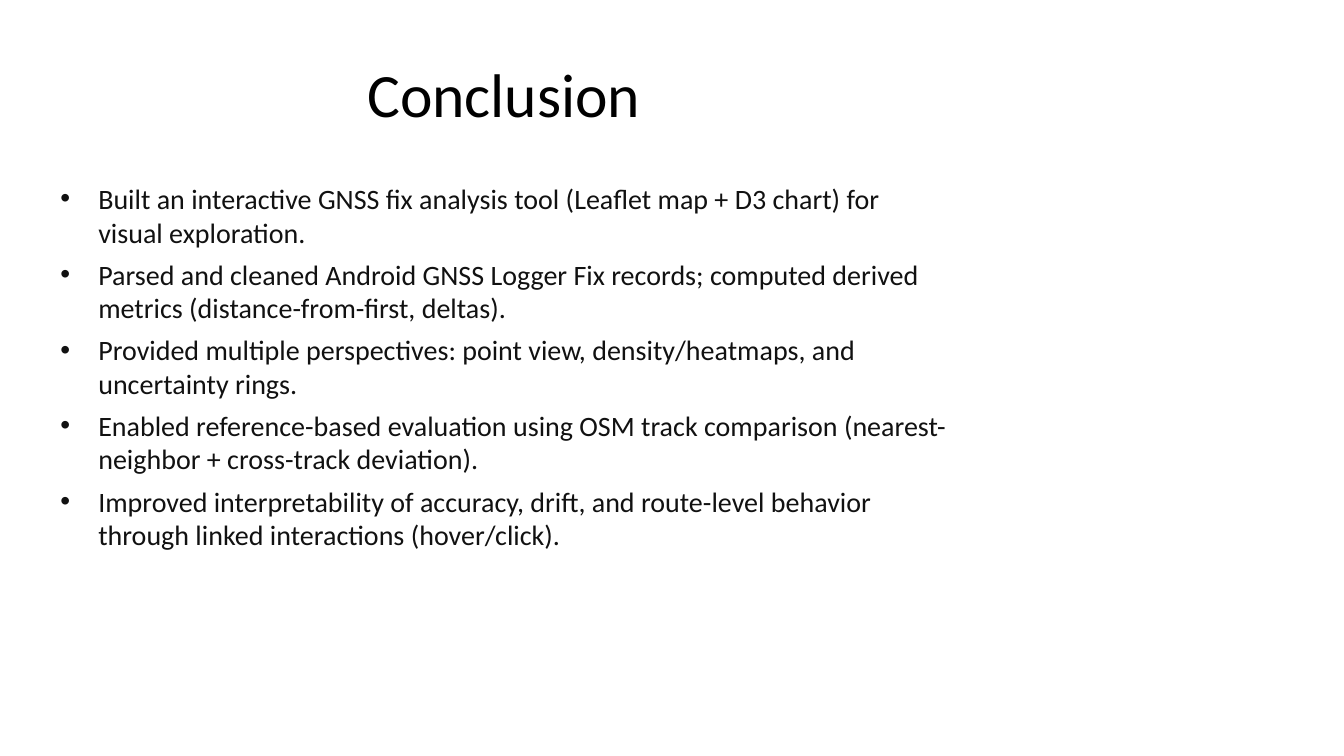
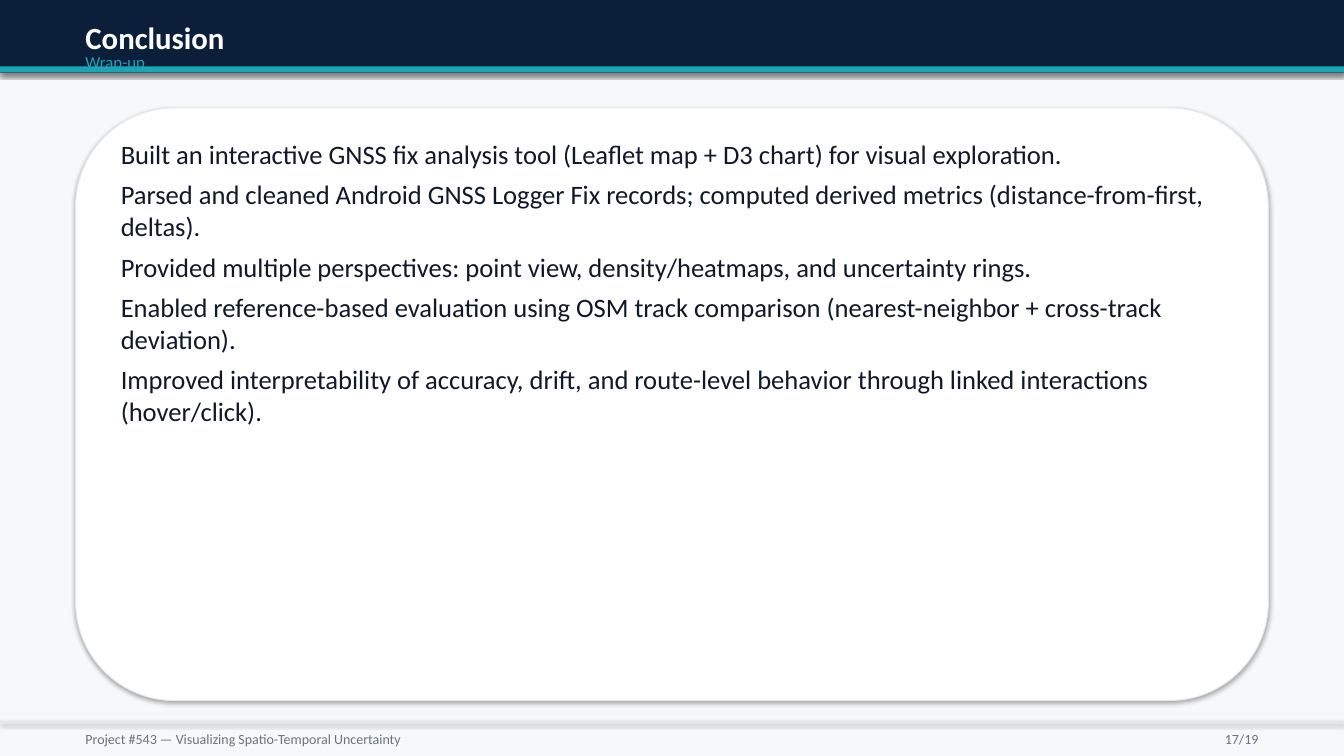
Before and after one commit to mufasa-349/GRAD-Project-Proposal-Presentation, a slide deck: slide 17 of out/Project_543_Uncertainty_Visualization.pptx. Drawn at 1344x756 pixels with LibreOffice and Linux fonts; fonts in the diff are those of the drawing. Boxes give left, top, right and bottom in pixels: in the first picture for what was removed or moved away, otherwise in the second. Text is boxed around its words. In the diff, an @@ line names an element or a change of style, - is before the commit and + after.

```diff
--- a/out/Project_543_Uncertainty_Visualization.pptx
+++ b/out/Project_543_Uncertainty_Visualization.pptx
@@ background #FFFFFF to #F7F8FA @@
@@ rectangle added at [0,0,1344,73], fill #0B1F3B @@
@@ text "Conclusion": place and size @@
-text "Conclusion" at [367,74,640,118]
+text "Conclusion" at [85,27,224,58]
@@ text "Conclusion" at [85,27,224,58]: size 44 to 22 pt, text colour #000000 to #FFFFFF, bold on; alignment centre to left; vertical alignment middle to top @@
@@ text added at [85,57,145,72], 12 pt, text #1AA6B7 @@
+Wrap-up
@@ rectangle added at [0,67,1344,73], fill #1AA6B7 @@
@@ rounded rectangle added at [76,108,1268,701], fill #FFFFFF, outline #E5E7EB 0.75 pt @@
@@ text "Built an interactive GNSS fix ...": place and size @@
-text "Built an interactive GNSS fix ..." at [98,188,946,550]
+text "Built an interactive GNSS fix ..." at [121,144,1203,425]
@@ text "Built an interactive GNSS fix ..." at [121,144,1203,425]: size 20 to 19 pt, text colour #111111 to #111827; bullet • to none @@
@@ rectangle added at [0,721,1344,723], fill #E5E7EB @@
@@ text added at [85,734,401,747], 10 pt, text #6B7280 @@
+Project #543 — Visualizing Spatio-Temporal Uncertainty
@@ text added at [1225,734,1259,745], 10 pt, text #6B7280 @@
+17/19
```
Also in this commit, not shown: 17 other slides changed, 1 slide added, 1 slide removed, 1 other file.
